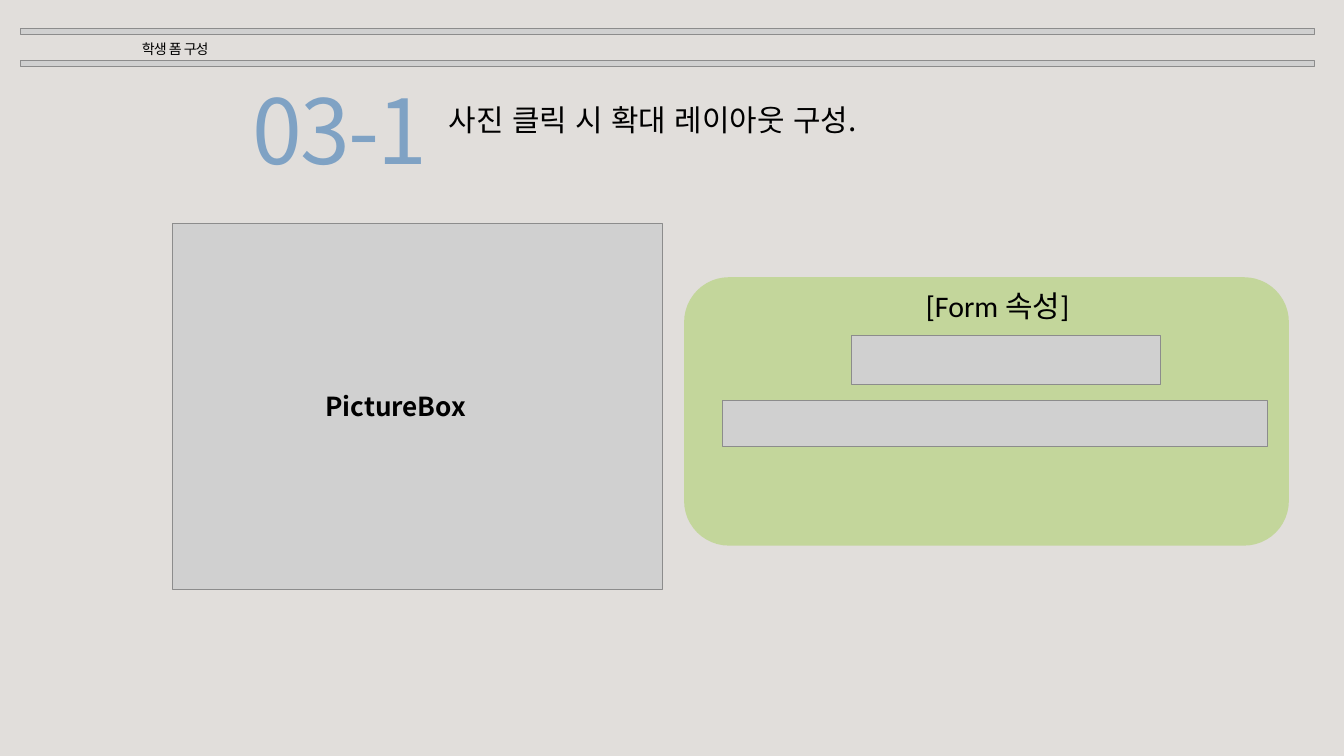
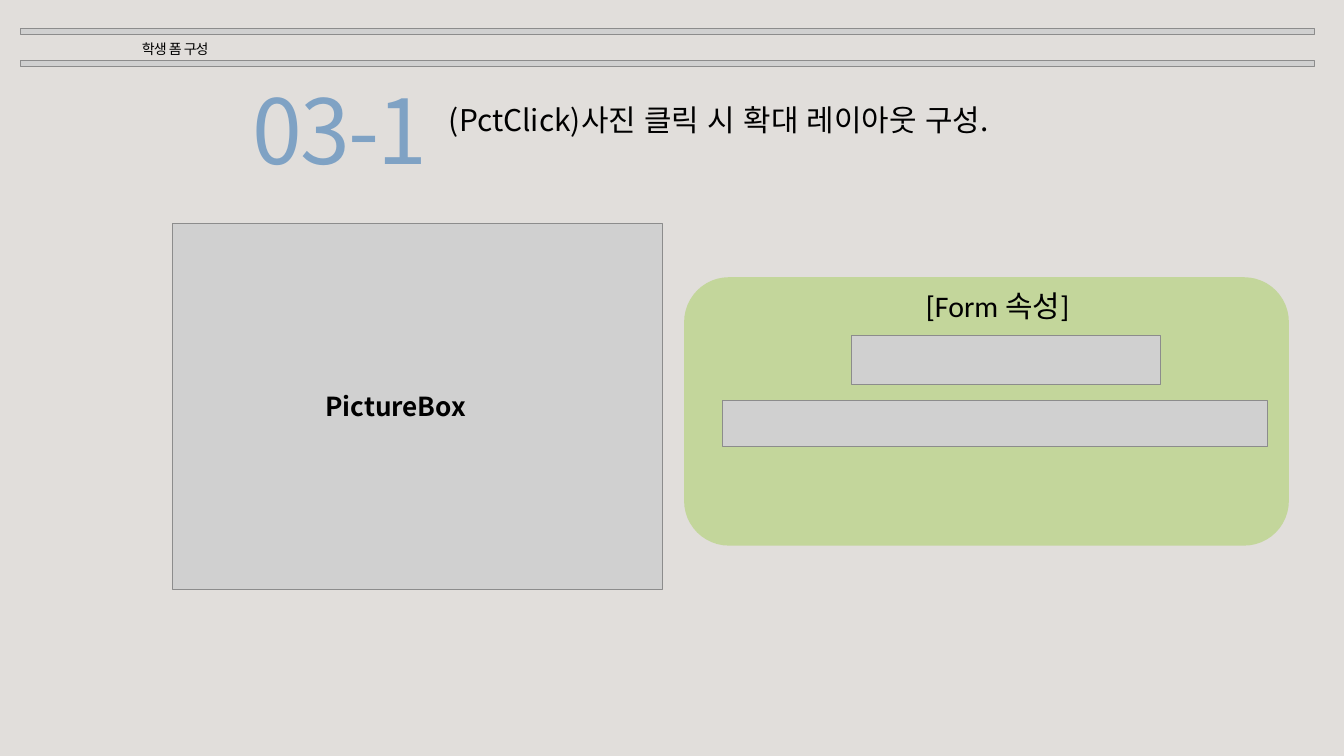
Before and after one commit to KOHYEONJEONG/yh_clientTeam, a slide deck: slide 7 of 캡스톤디자인_5주차.pptx. Drawn at 1344x756 pixels with LibreOffice and Linux fonts; fonts in the diff are those of the drawing; grey boxes stand for pictures. Boxes give left, top, right and bottom in pixels: in the first picture for what was removed or moved away, otherwise in the second. Text is boxed around its words. In the diff, an @@ line names an element or a change of style, - is before the commit and + after.

```diff
--- a/캡스톤디자인_5주차.pptx
+++ b/캡스톤디자인_5주차.pptx
@@ text at (449,106,989,137): text changed @@
-사진 클릭 시 확대 레이아웃 구성.
+(PctClick)사진 클릭 시 확대 레이아웃 구성.
```
Also in this commit, not shown: 1 slide added.
